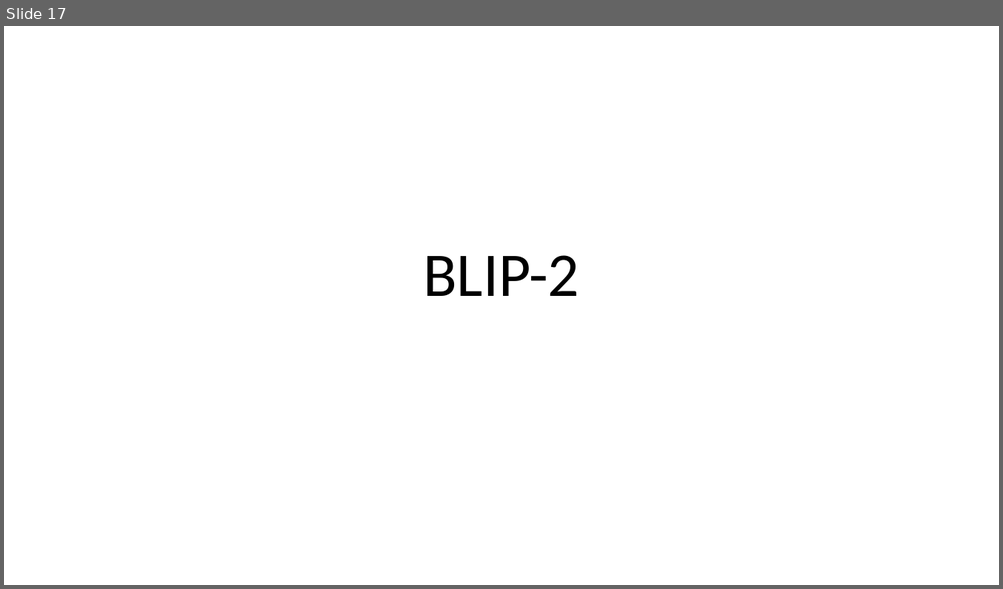
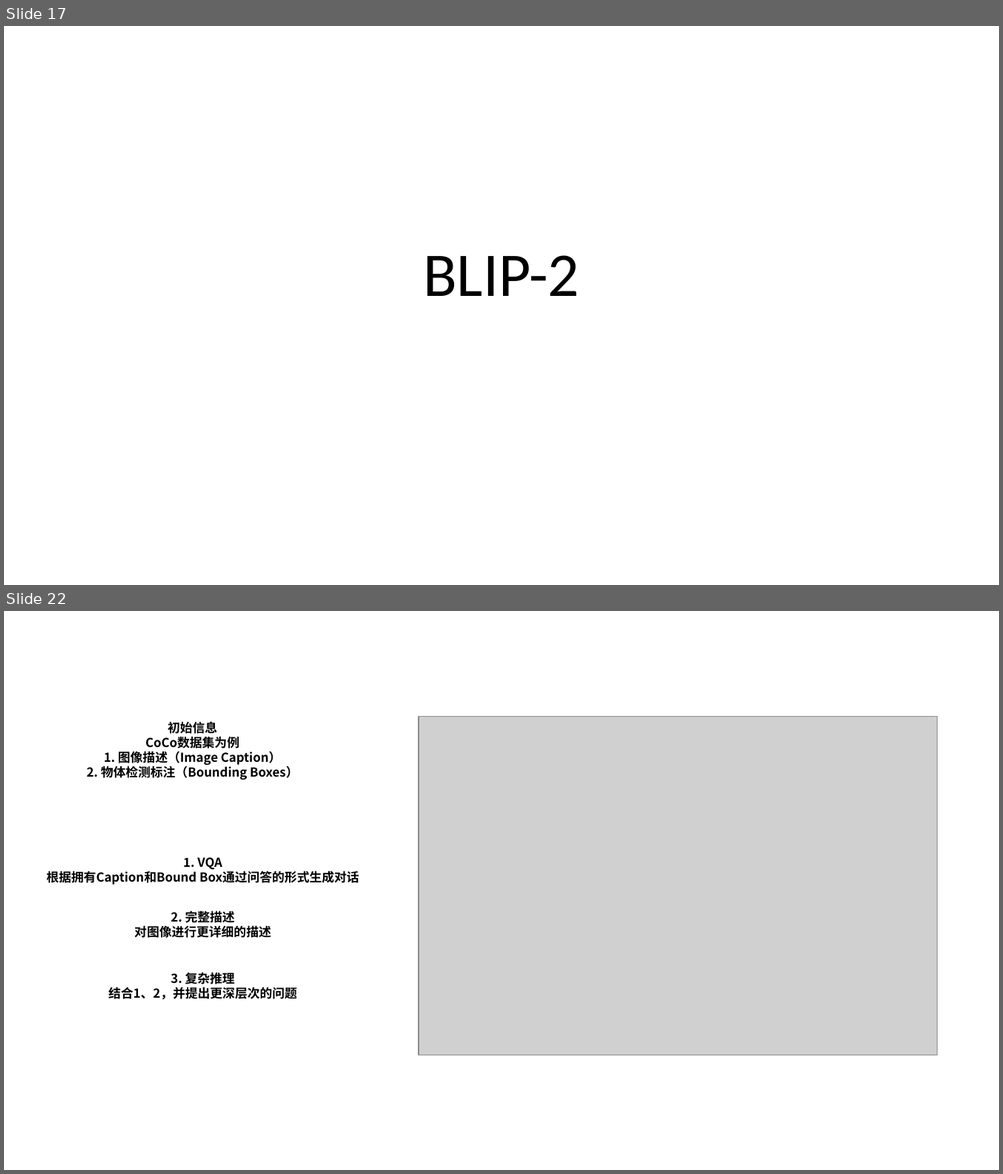
Before and after one commit to Elephant-King9/Paper, a slide deck: Base_Model/VLM+VLLM/论文插图.pptx. Shown one above the other, each under a label of ours: slide 17 before the commit, slides 17 and 22 after it; the slides between them are not shown. The pictures are 1003x589 and 1003x1174 pixels, drawn with LibreOffice and Linux fonts; fonts in the diff are those of the drawing; grey boxes stand for pictures. Boxes give left, top, right and bottom in pixels: in the first picture for what was removed or moved away, otherwise in the second. Text is boxed around its words. In the diff, an @@ line names an element or a change of style, - is before the commit and + after.

```diff
--- a/Base_Model/VLM+VLLM/论文插图.pptx
+++ b/Base_Model/VLM+VLLM/论文插图.pptx
@@ slide 22 added at [4, 611, 999, 1170], background #FFFFFF @@
@@ text added at [87, 721, 298, 780], 12 pt, text #000000, bold @@
+初始信息
+CoCo数据集为例
+1. 图像描述（Image Caption）
+2. 物体检测标注（Bounding Boxes）
@@ picture added at [419, 717, 937, 1056] @@
@@ text added at [46, 857, 359, 885], 12 pt, text #000000, bold @@
+1. VQA
+根据拥有Caption和Bound Box通过问答的形式生成对话
@@ text added at [134, 909, 271, 938], 12 pt, text #000000, bold @@
+2. 完整描述
+对图像进行更详细的描述
@@ text added at [108, 973, 297, 999], 12 pt, text #000000, bold @@
+3. 复杂推理
+结合1、2，并提出更深层次的问题
```
Also in this commit, not shown: 1 slide changed, 3 other slides added, 1 slide removed, 7 other files.
